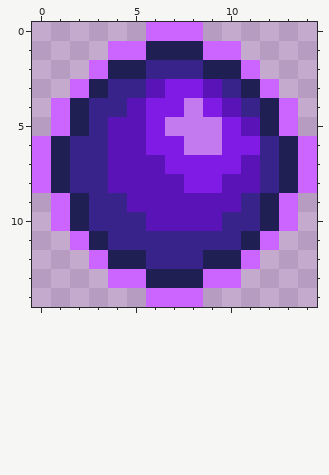
Pixel-art sprite, stored at Content/NPCs/Misc/ShadowOrbNPC.png. That is the earlier state.
The file is 30x30 pixels, drawn in blocks of 2x2; one block is one cell here. Colours within 5 levels of each other are drawn and written as one.
Now the later version:
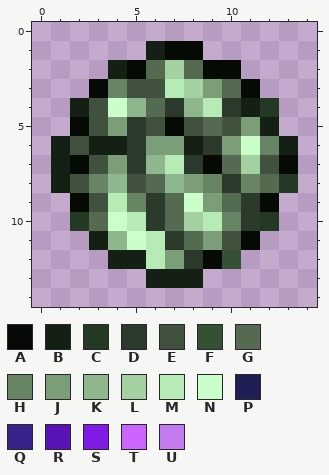
Palette (. is transparent): A #050b04  B #142013  C #243923  D #2c3a2b  E #40523e  F #345233  G #546b52  H #678465  J #7b9e79  K #8fb78d  L #a3d1a1  M #b7ebb5  N #cbffc9  P #1f1f53  Q #372389  R #5913b7  S #801be5  T #cc65ff  U #c27aee
From old to new:
Changed rows in their new state; - is an unchanged pixel.
first column x 0:
 0 ------...------
 1 ----..BAA..----
 2 ---.BAGLGAA.---
 3 --.AHEEMLJGA.--
 4 -.BENKGDKMDBC.-
 5 -.AEJDEAEGEJB.-
 6 .BEBBDJJBDJNHB.
 7 .BAEJDKMDAGLEA.
 8 .BEHKEGKJHDHGC.
 9 -.AEMHDGNJGDA.-
10 -.CGNMDGLMHDC.-
11 --.BKNMDGJEA.--
12 ---.BBMJDAF.---
13 ----..BBB..----
14 ------...------
Changed places in both pictures, as pixel boxes (x1, y1, x2, y2):
changed: (32, 22, 317, 307)
